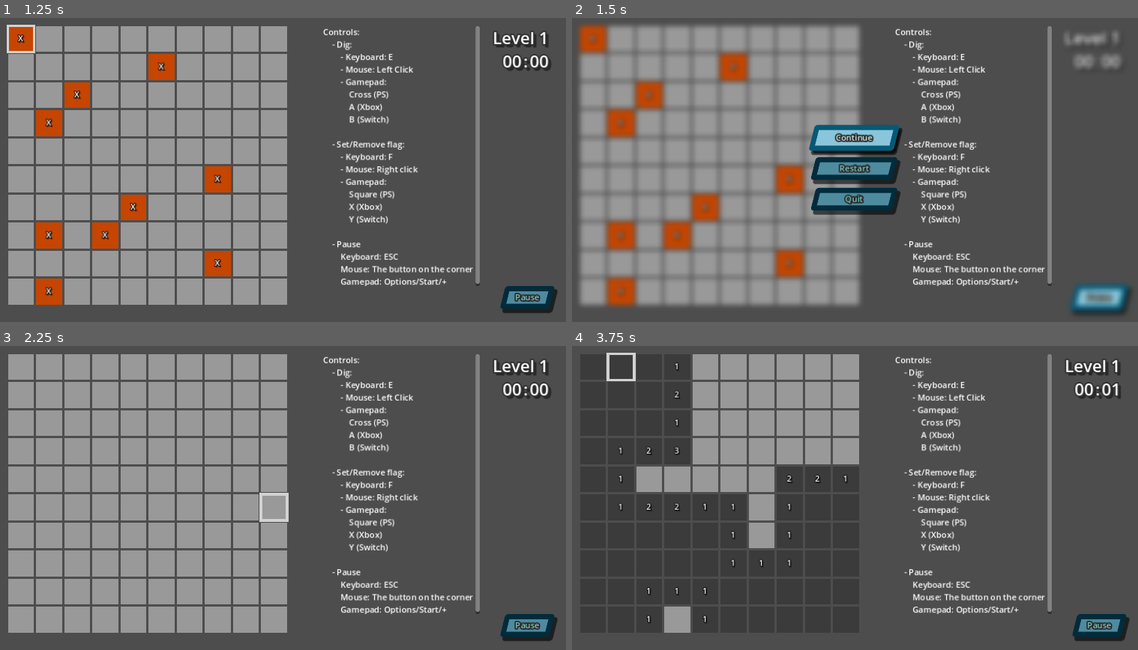
Above: before the commit, frames 1-4 (two rows, left to right).
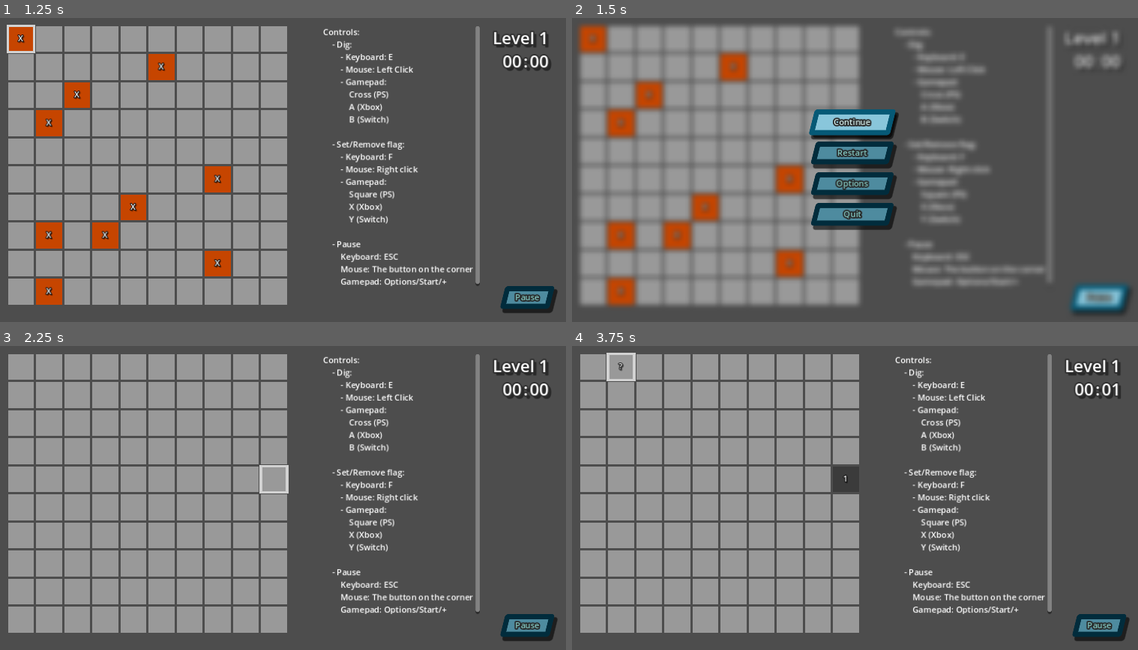
Above: after the commit, the same moments.

Repository: ClovCG/mine-project
Game: Godot game, scene res://Scenes/game.tscn
Two runs of this game, one before a commit and one after it. Both use one fixed random seed, a clock stepped at 60 frames per second and the inputs below.
Inputs (mouse positions are in pixels of both pictures, inside the frame that each line leads up to):
- Up to frame 1 (1.25 s): tap Enter at 0.5 s; move the mouse to (22, 39) at 0.52 s; tap E (accept) at 0.6 s
- Up to frame 2 (1.5 s): click "Pause" at 1.25 s
- Up to frame 3 (2.25 s): click "Restart" at 2 s
- Up to frame 4 (3.75 s): tap Escape (start) at 2.75 s; move the mouse to (594, 367) at 2.77 s; tap E (accept) at 2.85, 3.5 s; move the mouse to (622, 367) at 3.52 s; tap F (set_flag) at 3.6 s

Frame 1 is identical in both runs. In frame 2, 8.4% of the frame differs, in the area x 41-85%, y 2-89%; in frame 3, 0.3%; in frame 4, 26%, in the area x 1-51%, y 2-95%.

Commit message:
Added options menu. Reorganized files.

Diff:
--- /dev/null
+++ b/Scenes/PackedScenes/PauseMenu/options_menu.tscn
@@ -0,0 +1,20 @@
+[gd_scene load_steps=3 format=3 uid="uid://cdhmib3fb0jq4"]
+
+[ext_resource type="Theme" uid="uid://dxgmy2frydty" path="res://Resources/UI/Button/button_theme.tres" id="1_1tiv2"]
+[ext_resource type="Script" path="res://Scripts/PauseMenu/options_menu.gd" id="1_wbue2"]
+
+[node name="OptionsMenu" type="VBoxContainer"]
+offset_right = 150.0
+offset_bottom = 90.0
+theme_override_constants/separation = 15
+script = ExtResource("1_wbue2")
+
+[node name="ControlsButton" type="Button" parent="."]
+layout_mode = 2
+theme = ExtResource("1_1tiv2")
+text = "Controls"
+
+[node name="BackButton" type="Button" parent="."]
+layout_mode = 2
+theme = ExtResource("1_1tiv2")
+text = "Back"
--- /dev/null
+++ b/Scenes/PackedScenes/PauseMenu/pause_menu.tscn
@@ -0,0 +1,83 @@
+[gd_scene load_steps=5 format=3 uid="uid://ck5r3o4fypx2n"]
+
+[ext_resource type="Material" uid="uid://sx4trf4408mv" path="res://Resources/UI/PauseMenu/bg_material.tres" id="1_b2vau"]
+[ext_resource type="Script" path="res://Scripts/PauseMenu/pause_menu.gd" id="1_v670g"]
+[ext_resource type="Theme" uid="uid://dxgmy2frydty" path="res://Resources/UI/Button/button_theme.tres" id="2_30780"]
+[ext_resource type="PackedScene" uid="uid://cdhmib3fb0jq4" path="res://Scenes/PackedScenes/PauseMenu/options_menu.tscn" id="4_w0a2l"]
+
+[node name="PauseMenu" type="Control"]
+layout_mode = 3
+anchors_preset = 15
+anchor_right = 1.0
+anchor_bottom = 1.0
+grow_horizontal = 2
+grow_vertical = 2
+script = ExtResource("1_v670g")
+
+[node name="ColorRect" type="ColorRect" parent="."]
+material = ExtResource("1_b2vau")
+layout_mode = 1
+anchors_preset = 15
+anchor_right = 1.0
+anchor_bottom = 1.0
+grow_horizontal = 2
+grow_vertical = 2
+color = Color(0, 0, 0, 0.690196)
+
+[node name="PauseMenu_Main" type="VBoxContainer" parent="."]
+layout_mode = 1
+anchors_preset = 8
+anchor_left = 0.5
+anchor_top = 0.5
+anchor_right = 0.5
+anchor_bottom = 0.5
+offset_left = -78.5
+offset_top = -108.5
+offset_right = 71.5
+offset_bottom = 108.5
+grow_horizontal = 2
+grow_vertical = 2
+theme_override_constants/separation = 15
+
+[node name="ContinueButton" type="Button" parent="PauseMenu_Main"]
+layout_mode = 2
+theme = ExtResource("2_30780")
+text = "Continue"
+
+[node name="RestartButton" type="Button" parent="PauseMenu_Main"]
+layout_mode = 2
+theme = ExtResource("2_30780")
+text = "Restart"
+
+[node name="OptionsButton" type="Button" parent="PauseMenu_Main"]
+layout_mode = 2
+theme = ExtResource("2_30780")
+text = "Options"
+
+[node name="QuitButton" type="Button" parent="PauseMenu_Main"]
+layout_mode = 2
+theme = ExtResource("2_30780")
+text = "Quit"
+
+[node name="OptionsMenu" parent="." instance=ExtResource("4_w0a2l")]
+visible = false
+layout_mode = 1
+anchors_preset = 8
+anchor_left = 0.5
+anchor_top = 0.5
+anchor_right = 0.5
+anchor_bottom = 0.5
+offset_left = -78.0
+offset_top = -45.0
+offset_right = 72.0
+offset_bottom = 45.0
+grow_horizontal = 2
+grow_vertical = 2
+
+[connection signal="gui_input" from="PauseMenu_Main/ContinueButton" to="." method="on_continue_input_pressed"]
+[connection signal="pressed" from="PauseMenu_Main/ContinueButton" to="." method="on_continue_pressed"]
+[connection signal="gui_input" from="PauseMenu_Main/RestartButton" to="." method="on_restart_input_pressed"]
+[connection signal="pressed" from="PauseMenu_Main/RestartButton" to="." method="on_restart_pressed"]
+[connection signal="pressed" from="PauseMenu_Main/OptionsButton" to="." method="on_options_pressed"]
+[connection signal="gui_input" from="PauseMenu_Main/QuitButton" to="." method="on_quit_input_pressed"]
+[connection signal="pressed" from="PauseMenu_Main/QuitButton" to="." method="on_quit_pressed"]
--- a/Scenes/game.tscn
+++ b/Scenes/game.tscn
@@ -4,11 +4,11 @@
 [ext_resource type="Script" path="res://Scripts/Game/mine_grid.gd" id="2_kcg7k"]
 [ext_resource type="Theme" uid="uid://dxgmy2frydty" path="res://Resources/UI/Button/button_theme.tres" id="3_1hsi1"]
 [ext_resource type="Script" path="res://Scripts/Timer/timer.gd" id="3_7rdib"]
-[ext_resource type="Script" path="res://Scripts/Level/pause_button.gd" id="3_lhsww"]
+[ext_resource type="Script" path="res://Scripts/PauseMenu/pause_button.gd" id="3_lhsww"]
 [ext_resource type="LabelSettings" uid="uid://dc77krh0acv41" path="res://Resources/UI/Timer/timer_label_settings.tres" id="4_5f4hn"]
 [ext_resource type="Script" path="res://Scripts/Timer/timer_ui.gd" id="4_x2sf4"]
 [ext_resource type="Script" path="res://Scripts/Level/level_ui.gd" id="6_aum0h"]
-[ext_resource type="PackedScene" uid="uid://ck5r3o4fypx2n" path="res://Scenes/pause_menu.tscn" id="8_cf6d8"]
+[ext_resource type="PackedScene" uid="uid://ck5r3o4fypx2n" path="res://Scenes/PackedScenes/PauseMenu/pause_menu.tscn" id="8_cf6d8"]
 
 [node name="Game" type="Node2D"]
 script = ExtResource("1_it8sk")
@@ -78,16 +78,6 @@
 horizontal_alignment = 2
 script = ExtResource("6_aum0h")
 
-[node name="PauseMenu" parent="." instance=ExtResource("8_cf6d8")]
-visible = false
-anchors_preset = 0
-anchor_right = 0.0
-anchor_bottom = 0.0
-offset_right = 1152.0
-offset_bottom = 647.0
-grow_horizontal = 1
-grow_vertical = 1
-
 [node name="TODOText" type="RichTextLabel" parent="."]
 visible = false
 offset_left = 655.0
@@ -128,4 +118,14 @@
 		Mouse: The button on the corner
 		Gamepad: Options/Start/+"
 
+[node name="PauseMenu" parent="." instance=ExtResource("8_cf6d8")]
+visible = false
+anchors_preset = 0
+anchor_right = 0.0
+anchor_bottom = 0.0
+offset_right = 1152.0
+offset_bottom = 647.0
+grow_horizontal = 1
+grow_vertical = 1
+
 [connection signal="pressed" from="PauseButton" to="PauseButton" method="_on_pause_button_pressed"]
--- a/Scenes/pause_menu.tscn
+++ /dev/null
@@ -1,61 +0,0 @@
-[gd_scene load_steps=4 format=3 uid="uid://ck5r3o4fypx2n"]
-
-[ext_resource type="Material" uid="uid://sx4trf4408mv" path="res://Resources/UI/PauseMenu/bg_material.tres" id="1_b2vau"]
-[ext_resource type="Script" path="res://Scripts/Game/pause_menu.gd" id="1_v670g"]
-[ext_resource type="Theme" uid="uid://dxgmy2frydty" path="res://Resources/UI/Button/button_theme.tres" id="2_30780"]
-
-[node name="PauseMenu" type="Control"]
-layout_mode = 3
-anchors_preset = 15
-anchor_right = 1.0
-anchor_bottom = 1.0
-grow_horizontal = 2
-grow_vertical = 2
-script = ExtResource("1_v670g")
-
-[node name="ColorRect" type="ColorRect" parent="."]
-material = ExtResource("1_b2vau")
-layout_mode = 1
-anchors_preset = 15
-anchor_right = 1.0
-anchor_bottom = 1.0
-grow_horizontal = 2
-grow_vertical = 2
-color = Color(0, 0, 0, 0.690196)
-
-[node name="VBoxContainer" type="VBoxContainer" parent="."]
-layout_mode = 1
-anchors_preset = 8
-anchor_left = 0.5
-anchor_top = 0.5
-anchor_right = 0.5
-anchor_bottom = 0.5
-offset_left = -78.5
-offset_top = -55.0
-offset_right = 78.5
-offset_bottom = 55.0
-grow_horizontal = 2
-grow_vertical = 2
-theme_override_constants/separation = 15
-
-[node name="ContinueButton" type="Button" parent="VBoxContainer"]
-layout_mode = 2
-theme = ExtResource("2_30780")
-text = "Continue"
-
-[node name="RestartButton" type="Button" parent="VBoxContainer"]
-layout_mode = 2
-theme = ExtResource("2_30780")
-text = "Restart"
-
-[node name="QuitButton" type="Button" parent="VBoxContainer"]
-layout_mode = 2
-theme = ExtResource("2_30780")
-text = "Quit"
-
-[connection signal="gui_input" from="VBoxContainer/ContinueButton" to="." method="on_continue_input_pressed"]
-[connection signal="pressed" from="VBoxContainer/ContinueButton" to="." method="on_continue_pressed"]
-[connection signal="gui_input" from="VBoxContainer/RestartButton" to="." method="on_restart_input_pressed"]
-[connection signal="pressed" from="VBoxContainer/RestartButton" to="." method="on_restart_pressed"]
-[connection signal="gui_input" from="VBoxContainer/QuitButton" to="." method="on_quit_input_pressed"]
-[connection signal="pressed" from="VBoxContainer/QuitButton" to="." method="on_quit_pressed"]
--- a/Scripts/Game/mine_grid.gd
+++ b/Scripts/Game/mine_grid.gd
@@ -1,6 +1,6 @@
 class_name MineGrid extends GridContainer
 
-const tile_scene: PackedScene = preload("res://Scenes/PackedScenes/tile.tscn")
+const tile_scene: PackedScene = preload("res://Scenes/PackedScenes/Game/tile.tscn")
 
 @export var mines: int = 10
 @export var rows: int = 1
--- /dev/null
+++ b/Scripts/PauseMenu/options_menu.gd
@@ -0,0 +1,10 @@
+class_name OptionsMenu extends VBoxContainer
+
+var menu_container: PauseMenu
+
+@onready var controls_button: Button = $ControlsButton
+@onready var back_button: Button = $BackButton
+
+func _ready() -> void:
+	menu_container = get_parent_control()
+	back_button.connect("pressed", func(): menu_container.on_return_to_menu_pressed())
--- a/Scripts/Game/pause_menu.gd
+++ b/Scripts/PauseMenu/pause_menu.gd
@@ -1,11 +1,16 @@
 class_name PauseMenu extends Control
+
+const options_menu_preload: PackedScene = preload("res://Scenes/PackedScenes/PauseMenu/options_menu.tscn")
 
 var prev_focus_node: Control
 var prev_game_state: int
 
-@onready var continue_button: Button = $VBoxContainer/ContinueButton
-@onready var restart_button: Button = $VBoxContainer/RestartButton
-@onready var quit_button: Button = $VBoxContainer/QuitButton
+@onready var menu_container: VBoxContainer = $PauseMenu_Main
+@onready var options_container: OptionsMenu = $OptionsMenu
+@onready var continue_button: Button = $PauseMenu_Main/ContinueButton
+@onready var restart_button: Button = $PauseMenu_Main/RestartButton
+@onready var options_button: Button = $PauseMenu_Main/OptionsButton
+@onready var quit_button: Button = $PauseMenu_Main/QuitButton
 
 # Called when the node enters the scene tree for the first time.
 func _ready() -> void:
@@ -30,12 +35,17 @@
 	prev_focus_node = get_viewport().gui_get_focus_owner()
 	continue_button.grab_focus()
 
-
 func hide_pause_menu() -> void:
 	# Returns the focus to the previous owner before opening the pause menu
 	prev_focus_node.grab_focus()
 	Game.update_game_state(prev_game_state)
 	self.visible = false
+
+# TODO: Fix options menu not showing because instantiate returns null
+func show_options_menu() -> void:
+	menu_container.visible = false
+	options_container.visible = true
+	options_container.back_button.grab_focus()
 
 
 func on_continue_pressed() -> void:
@@ -54,6 +64,20 @@
 		Game.restart()
 
 
+func on_options_pressed() -> void:
+	show_options_menu()
+
+func on_options_input_pressed(event: InputEvent) -> void:
+	if InputMap.event_is_action(event, "accept"):
+		Game.restart()
+
+func on_return_to_menu_pressed() -> void:
+	options_container.visible = false
+	menu_container.visible = true
+	options_button.grab_focus()
+
+
+
 func on_quit_pressed() -> void:
 	get_tree().quit()
 
--- a/project.godot
+++ b/project.godot
@@ -32,21 +32,21 @@
 
 accept={
 "deadzone": 0.5,
-"events": [Object(InputEventKey,"resource_local_to_scene":fa …(119 unchanged characters)… ressed":false,"pressed":false,"keycode":0,"physical_keycode":69,"key_label":0,"unicode":101,"location":0,"echo":false,"script":null)
+"events": [Object(InputEventKey,"resource_local_to_scene":fa …(119 unchanged characters)… ressed":false,"pressed":false,"keycode":69,"physical_keycode":0,"key_label":0,"unicode":101,"location":0,"echo":false,"script":null)
 , Object(InputEventMouseButton,"resource_local_to_scene":false,"resource_name":"","device":0,"window_id":0,"alt_pressed …(243 unchanged characters)…
 , Object(InputEventJoypadButton,"resource_local_to_scene":false,"resource_name":"","device":0,"button_index":0,"pressure":0.0,"pressed":false,"script":null)
 ]
 }
 set_flag={
 "deadzone": 0.5,
-"events": [Object(InputEventKey,"resource_local_to_scene":fa …(119 unchanged characters)… ressed":false,"pressed":false,"keycode":0,"physical_keycode":70,"key_label":0,"unicode":102,"location":0,"echo":false,"script":null)
+"events": [Object(InputEventKey,"resource_local_to_scene":fa …(119 unchanged characters)… ressed":false,"pressed":false,"keycode":70,"physical_keycode":0,"key_label":0,"unicode":102,"location":0,"echo":false,"script":null)
 , Object(InputEventMouseButton,"resource_local_to_scene":false,"resource_name":"","device":0,"window_id":0,"alt_pressed …(248 unchanged characters)…
 , Object(InputEventJoypadButton,"resource_local_to_scene":false,"resource_name":"","device":0,"button_index":2,"pressure":0.0,"pressed":false,"script":null)
 ]
 }
 start={
 "deadzone": 0.5,
-"events": [Object(InputEventKey,"resource_local_to_scene":fa …(119 unchanged characters)… ressed":false,"pressed":false,"keycode":0,"physical_keycode":4194305,"key_label":0,"unicode":0,"location":0,"echo":false,"script":null)
+"events": [Object(InputEventKey,"resource_local_to_scene":fa …(119 unchanged characters)… ressed":false,"pressed":false,"keycode":4194305,"physical_keycode":0,"key_label":0,"unicode":0,"location":0,"echo":false,"script":null)
 , Object(InputEventJoypadButton,"resource_local_to_scene":false,"resource_name":"","device":0,"button_index":6,"pressure":0.0,"pressed":false,"script":null)
 ]
 }
Not shown: 2 places in Scenes/PackedScenes/Game/tile.tscn that only renumber resources
Renamed: Scripts/Level/pause_button.gd -> Scripts/PauseMenu/pause_button.gd
